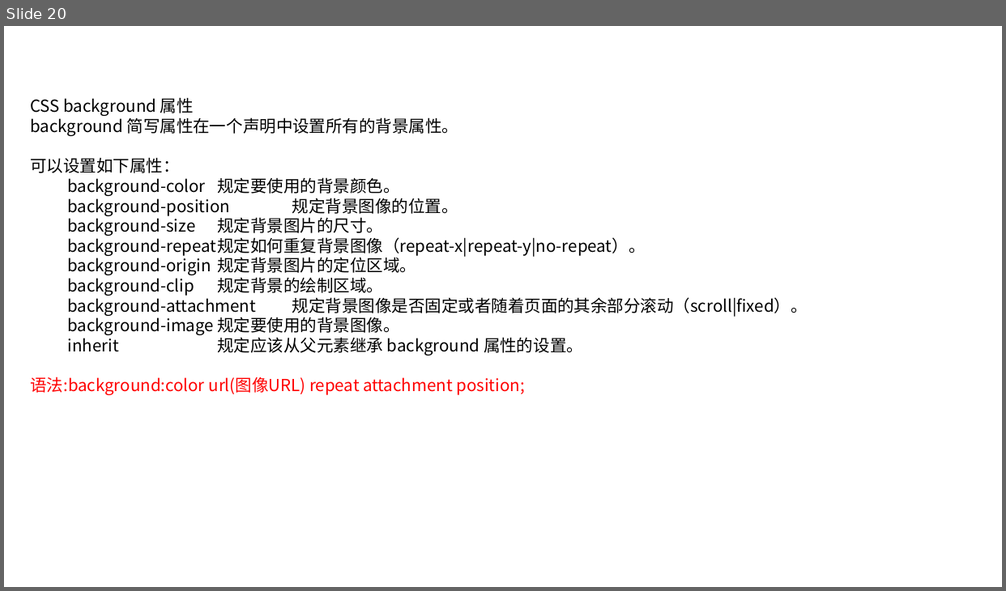
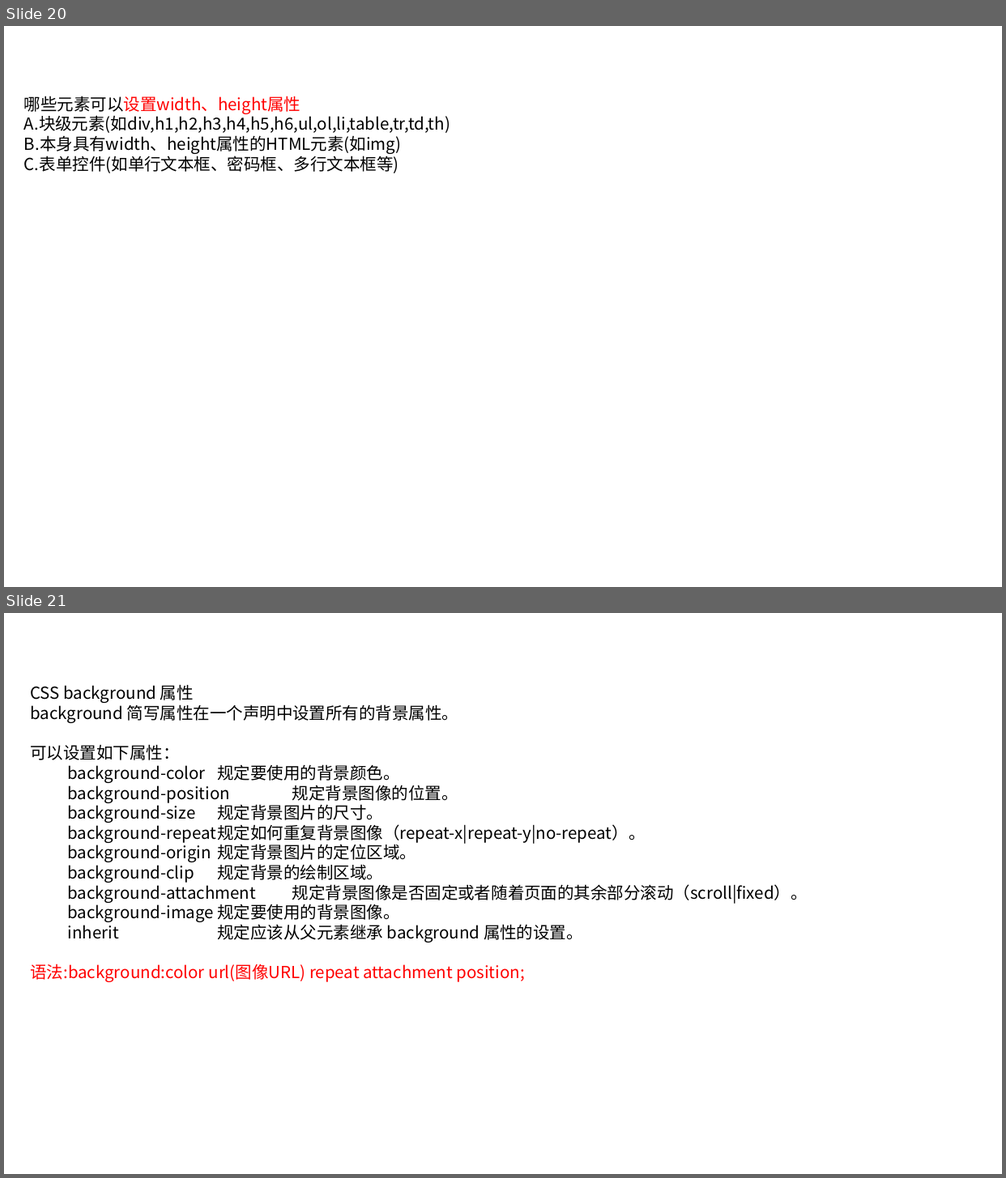
Before and after one commit to linkknown/PPT, a slide deck: 前端PPT/css 简介.pptx. Shown one above the other, each under a label of ours: slide 20 before the commit, slides 20 and 21 after it. The pictures are 1006x591 and 1006x1178 pixels, drawn with LibreOffice and Linux fonts; fonts in the diff are those of the drawing; background and template pictures are left out. Boxes give left, top, right and bottom in pixels: in the first picture for what was removed or moved away, otherwise in the second. Text is boxed around its words. In the diff, an @@ line names an element or a change of style, - is before the commit and + after.

```diff
--- a/前端PPT/css 简介.pptx
+++ b/前端PPT/css 简介.pptx
@@ slide 20 added at [4,26,1002,587], background picture (left out) @@
@@ text added at [24,96,450,173], 16 pt, text #000000 @@
+哪些元素可以设置width、height属性
+A.块级元素(如div,h1,h2,h3,h4,h5,h6,ul,ol,li,table,tr,td,th)
+B.本身具有width、height属性的HTML元素(如img)
+C.表单控件(如单行文本框、密码框、多行文本框等)
@@ what was slide 20 is now slide 21 @@
```
Also in this commit, not shown: 8 slides changed, 2 other slides added, 2 other files.
